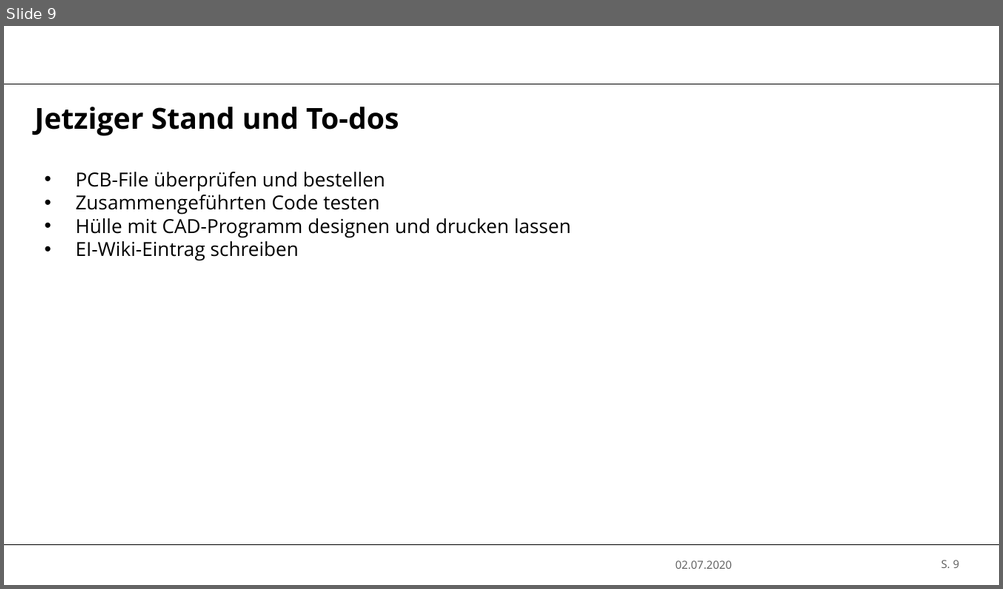
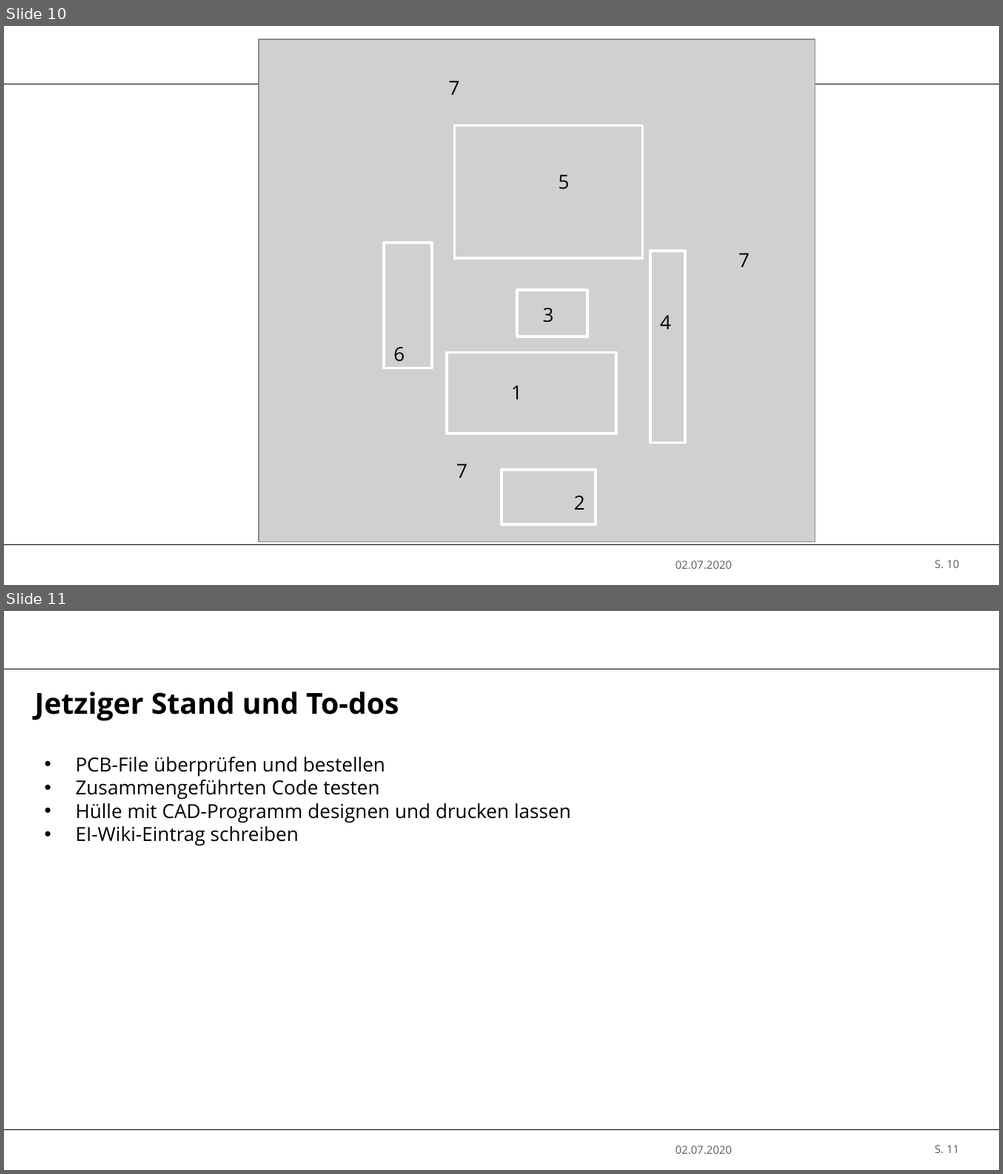
Before and after one commit to Typwithoutname/VMCB, a slide deck: Zwischenpräsentation/Zwischenpräsentation.pptx. Shown one above the other, each under a label of ours: slide 9 before the commit, slides 10 and 11 after it. The pictures are 1003x589 and 1003x1174 pixels, drawn with LibreOffice and Linux fonts; fonts in the diff are those of the drawing; grey boxes stand for pictures; background and template pictures are left out. Boxes give left, top, right and bottom in pixels: in the first picture for what was removed or moved away, otherwise in the second. Text is boxed around its words. In the diff, an @@ line names an element or a change of style, - is before the commit and + after.

```diff
--- a/Zwischenpräsentation/Zwischenpräsentation.pptx
+++ b/Zwischenpräsentation/Zwischenpräsentation.pptx
@@ slide 10 added at (4, 26, 999, 585), background #FFFFFF; not listed: 2 template elements that a slide beside it also shows @@
@@ picture added at (259, 40, 814, 543) @@
@@ text added at (449, 81, 460, 95), 14 pt, text #000000 @@
+7
@@ rectangle added at (455, 125, 643, 258), outline #FFFFFF 2 pt @@
@@ text added at (558, 175, 569, 190), 14 pt, text #000000 @@
+5
@@ rectangle added at (384, 243, 432, 368), outline #FFFFFF 2 pt @@
@@ rectangle added at (651, 251, 686, 443), outline #FFFFFF 2 pt @@
@@ text added at (738, 253, 749, 267), 14 pt, text #000000 @@
+7
@@ rectangle added at (518, 291, 588, 338), outline #FFFFFF 2 pt @@
@@ text added at (543, 308, 554, 323), 14 pt, text #000000 @@
+3
@@ text added at (660, 315, 671, 329), 14 pt, text #000000 @@
+4
@@ text added at (393, 347, 404, 362), 14 pt, text #000000 @@
+6
@@ rectangle added at (447, 352, 616, 433), outline #FFFFFF 2 pt @@
@@ text added at (511, 386, 522, 400), 14 pt, text #000000 @@
+1
@@ text added at (456, 464, 467, 478), 14 pt, text #000000 @@
+7
@@ rectangle added at (501, 471, 595, 526), outline #FFFFFF 2 pt @@
@@ text added at (574, 496, 585, 510), 14 pt, text #000000 @@
+2
@@ text added at (675, 561, 731, 569), 8 pt, text #595959 @@
+02.07.2020
@@ page number added at (934, 560, 959, 568), 8 pt, text #595959 @@
+S. 10
@@ what was slide 9 is now slide 11 @@
@@ page number at (934, 1145, 959, 1153): text changed @@
-S. 9
+S. 11
```
Also in this commit, not shown: 5 slides changed, 1 other slide added.
